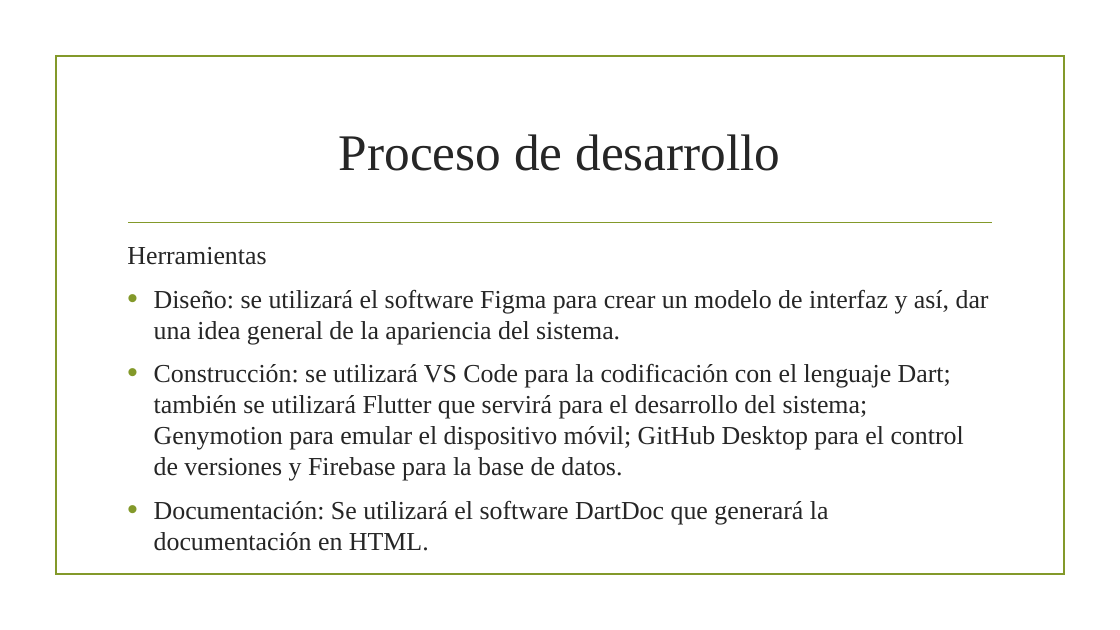
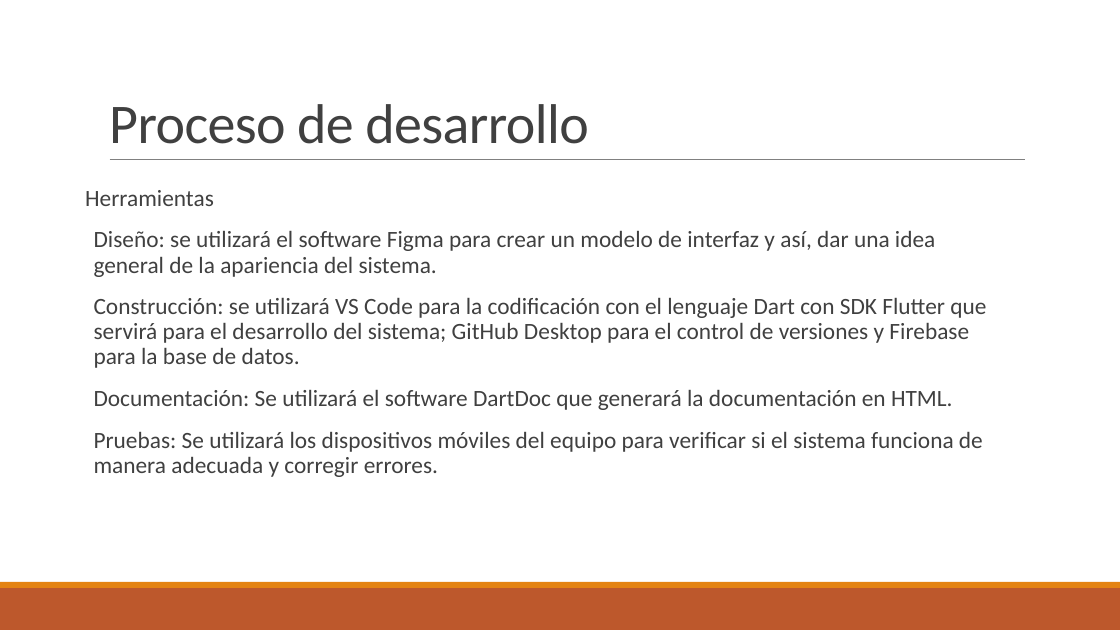
Before and after one commit to CarlosGreene/ProyectoEquipo4, a slide deck: slide 9 of Segunda Entrega.pptm (slide 7 before the commit). Drawn at 1120x630 pixels with LibreOffice and Linux fonts; fonts in the diff are those of the drawing; background and template pictures are left out. Boxes give left, top, right and bottom in pixels: in the first picture for what was removed or moved away, otherwise in the second. Text is boxed around its words. In the diff, an @@ line names an element or a change of style, - is before the commit and + after.

```diff
--- a/Segunda Entrega.pptm
+++ b/Segunda Entrega.pptm
@@ title "Proceso de desarrollo": place and size @@
-title "Proceso de desarrollo" at [339,134,780,171]
+title "Proceso de desarrollo" at [109,104,589,144]
@@ title "Proceso de desarrollo" at [109,104,589,144]: size 44 to 48 pt, font Times New Roman to Calibri, text colour #262626 to #404040, letter spacing 0 to -0.5 pt; alignment centre to left; line spacing 1 to 0.85; vertical alignment middle to bottom @@
@@ rectangle removed at [55,56,1064,575] @@
@@ line moved from (129, 223) - (992, 223) to (110, 160) - (1026, 160) @@
@@ line (110, 160) - (1026, 160): stroke #83992A 1.25 pt to #808080 0.5 pt @@
@@ text at [85,190,953,410]: size 22.2 to 20 pt, font Times New Roman to Calibri, text colour #262626 to #404040 in "Herramientas", "Diseño: se utilizará el software Figma para ...", "Documentación: Se utilizará el software DartDoc que ..."; line spacing 1 to 0.9; more space between paragraphs; bullet • to  ; bullet colour #83992A to #E48312 @@
@@ text "Herramientas": place and size @@
-text "Herramientas" at [127,247,989,551]
+text "Herramientas" at [85,190,986,477]
@@ text at [94,298,986,368]: text changed; size 22.2 to 20 pt; font Times New Roman to Calibri; text colour #262626 to #404040 @@
-• Construcción: se utilizará VS Code para la codificación con el lenguaje Dart; también se utilizará Flutter que servirá para el desarrollo del sistema; Genymotion para emular el dispositivo móvil; GitHub Desktop para el control de versiones y Firebase para la base de datos.
+  Construcción: se utilizará VS Code para la codificación con el lenguaje Dart con SDK Flutter que servirá para el desarrollo del sistema; GitHub Desktop para el control de versiones y Firebase para la base de datos.
@@ text at [94,432,983,477]: paragraph added @@
+  Pruebas: Se utilizará los dispositivos móviles del equipo para verificar si el sistema funciona de manera adecuada y corregir errores.
@@ rectangle added at [0,588,1120,630], fill #BD582C @@
@@ rectangle added at [0,582,1120,588], fill #E48312 @@
```
Also in this commit, not shown: 5 other slides changed, 6 slides added, 4 slides removed, 10 other files.
